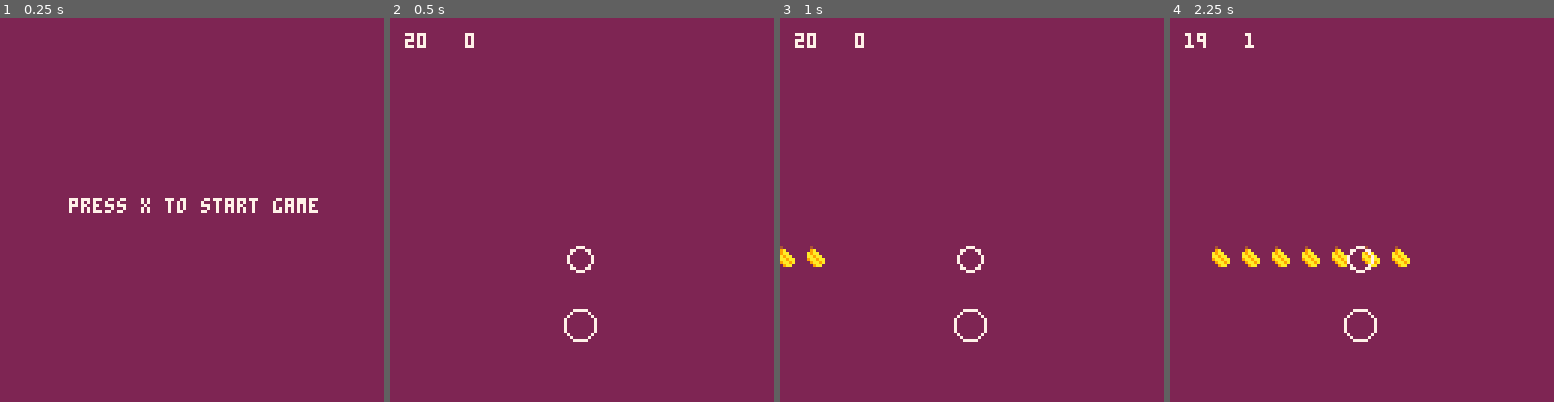
Above: before the commit, frames 1-4 (left to right).
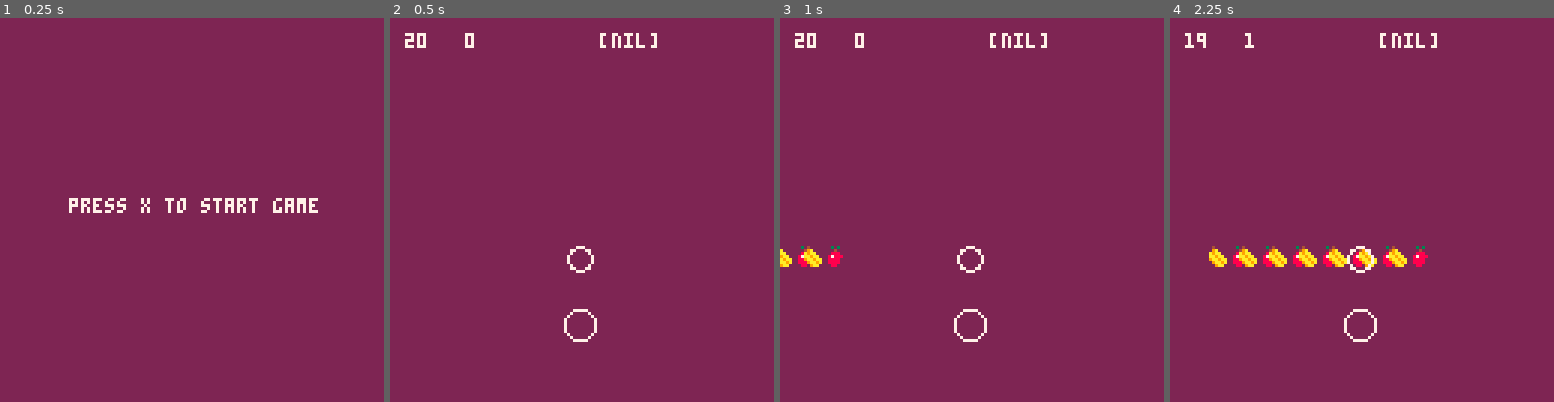
Above: after the commit, the same moments.

Repository: Dropboy/musical_fruit
Game: PICO-8 cartridge musical_fruit.p8
The game is run twice, just before and just after one commit, with the same random seed, the same clock (stepped at 60 frames per second) and the same inputs.
Inputs:
- Up to frame 1 (0.25 s): no input
- Up to frame 2 (0.5 s): tap X (X key) at 0.33 s
- Up to frame 3 (1 s): no input
- Up to frame 4 (2.25 s): tap X (X key) at 1.07, 1.85 s

Frame 1 is identical in both runs. In frame 2, 0.2% of the frame differs, in the area x 54-70%, y 3-8%; in frame 3, 0.7%; in frame 4, 1.9%, in the area x 10-70%, y 3-65%.

Commit message:
Apple sprites
Adding apple sprites, having an issue where apples and bananas spawn

Diff:
--- a/musical_fruit.p8
+++ b/musical_fruit.p8
@@ -47,6 +47,13 @@
     add(beat_y, 76 + flr ( (j-1) / 11 ) * ( beat.h + 2 ) )
     add(beat_v, true)
     add(beat_s, 1)
+   else if chr == "a" then
+    last = "a"
+    add(beat_x, ( (j-1) + -10 ) * ( beat.w + 2 ) )
+    add(beat_y, 76 + flr ( (j-1) / 11 ) * ( beat.h + 2 ) )
+    add(beat_v, true)
+    add(beat_s, 2)
+   end
    end
   end
 end
@@ -112,16 +119,18 @@
  for i=1,#beat_x do
   if beat_v[i] == true then
   spr(beat_s[i],beat_x[i],beat_y[i],beat_x[i]+beat.h,beat_x[i]+beat.w)
-   spr(n,x,y,w,h,flip_x,flip_y)
+   -- beat looping if not hit
    if beat_x[i] > 128 then
     beat_x[i] = -4
    end
-   if beat_x[i] >= 59 and beat_x[i] <= 72 and btn(❎) then
-    sfx(4)
+   -- beat hit range
+   if beat_x[i] >= 59 and beat_x[i] <= 65 and btn(❎) then
+    sfx(5)
     beat_v[i] = false
     score += 1
-   else if beat_x[i] >= 73 and btn(❎) then
-    sfx(5)
+   -- incorrect beat hit
+   else if beat_x[i] >= 65 and btn(❎) then
+    sfx(4)
     score -= 1
    end
    end
@@ -134,6 +143,7 @@
  circ(63,80,4,7)
  print(flr(timer),5,5,7)
  print(score,25,5,7)
+ print(beat_s[i],70,5,7)
 end
 
 function draw_gameover()
@@ -142,13 +152,13 @@
  print("game over",45,60,7)
 end
 __gfx__
-00000000004200000000000000000000000000000000000000000000000000000000000000000000000000000000000000000000000000000000000000000000
-00000000009a00000000000000000000000000000000000000000000000000000000000000000000000000000000000000000000000000000000000000000000
-007007000a9aa0000000000000000000000000000000000000000000000000000000000000000000000000000000000000000000000000000000000000000000
-000770000aa9aa000000000000000000000000000000000000000000000000000000000000000000000000000000000000000000000000000000000000000000
-0007700009aa9aa00000000000000000000000000000000000000000000000000000000000000000000000000000000000000000000000000000000000000000
-00700700009aa9a00000000000000000000000000000000000000000000000000000000000000000000000000000000000000000000000000000000000000000
-000000000009aa000000000000000000000000000000000000000000000000000000000000000000000000000000000000000000000000000000000000000000
+00000000042000000303000000000000000000000000000000000000000000000000000000000000000000000000000000000000000000000000000000000000
+0000000009a000000040000000000000000000000000000000000000000000000000000000000000000000000000000000000000000000000000000000000000
+00700700a9aa00000888000000000000000000000000000000000000000000000000000000000000000000000000000000000000000000000000000000000000
+00077000aa9aa0008788800000000000000000000000000000000000000000000000000000000000000000000000000000000000000000000000000000000000
+000770009aa9aa008888200000000000000000000000000000000000000000000000000000000000000000000000000000000000000000000000000000000000
+0070070009aa9a008888200000000000000000000000000000000000000000000000000000000000000000000000000000000000000000000000000000000000
+00000000009aa0000882000000000000000000000000000000000000000000000000000000000000000000000000000000000000000000000000000000000000
 
 
 
